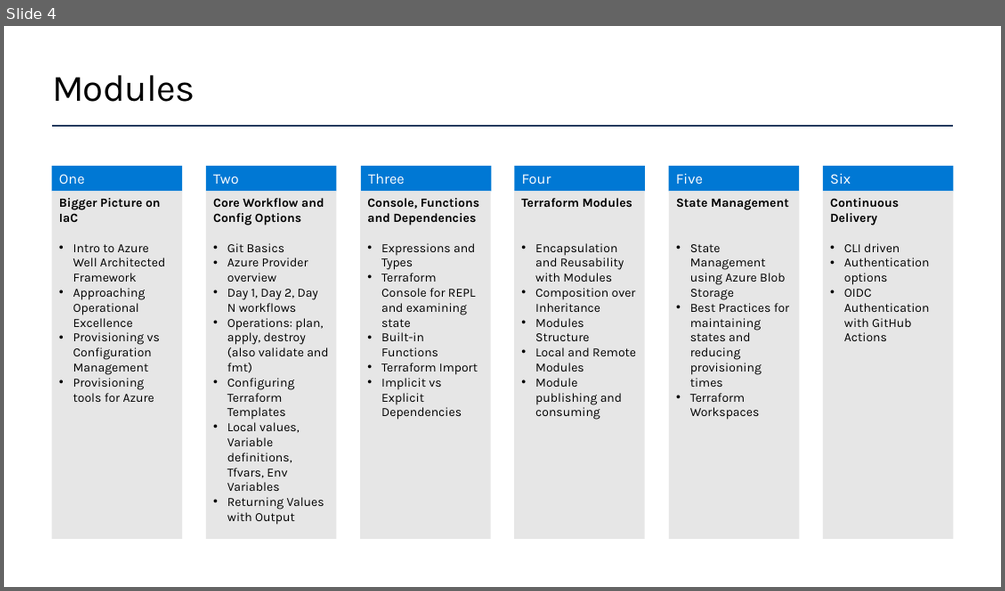
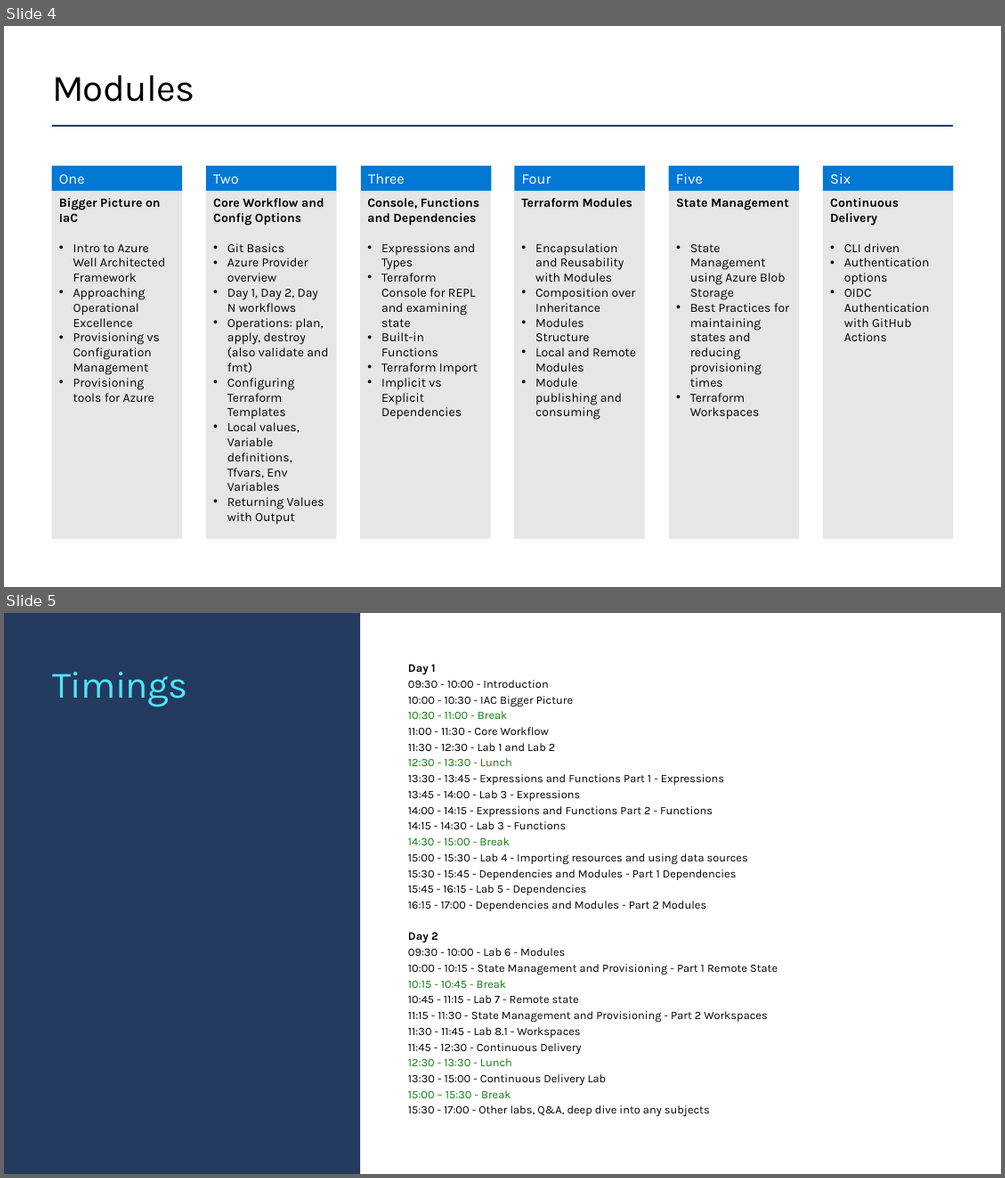
Before and after one commit to TIS-Cloud-Team/TF_Community_workshop, a slide deck: PPTs/000_Workshop_Scoping Call.pptx. Shown one above the other, each under a label of ours: slide 4 before the commit, slides 4 and 5 after it. The pictures are 1005x591 and 1005x1178 pixels, drawn with LibreOffice and Linux fonts; fonts in the diff are those of the drawing; background and template pictures are left out. Boxes give left, top, right and bottom in pixels: in the first picture for what was removed or moved away, otherwise in the second. Text is boxed around its words. In the diff, an @@ line names an element or a change of style, - is before the commit and + after.

```diff
--- a/PPTs/000_Workshop_Scoping Call.pptx
+++ b/PPTs/000_Workshop_Scoping Call.pptx
@@ slide 5 added at [4, 613, 1001, 1174], background #FFFFFF @@
@@ rectangle added at [4, 613, 360, 1174], fill #243A5E @@
@@ text added at [408, 664, 777, 1116], 11 pt, text #000000 @@
+Day 1
+09:30 - 10:00 - Introduction
+10:00 - 10:30 - IAC Bigger Picture
+10:30 - 11:00 - Break
+11:00 - 11:30 - Core Workflow
+11:30 - 12:30 - Lab 1 and Lab 2
+12:30 - 13:30 - Lunch
+13:30 - 13:45 - Expressions and Functions Part 1 - Expressions
+13:45 - 14:00 - Lab 3 - Expressions
+14:00 - 14:15 - Expressions and Functions Part 2 - Functions
+14:15 - 14:30 - Lab 3 - Functions
+14:30 - 15:00 - Break
+15:00 - 15:30 - Lab 4 - Importing resources and using data sources
+15:30 - 15:45 - Dependencies and Modules - Part 1 Dependencies
+15:45 - 16:15 - Lab 5 - Dependencies
+16:15 - 17:00 - Dependencies and Modules - Part 2 Modules
+Day 2
+09:30 - 10:00 - Lab 6 - Modules
+10:00 - 10:15 - State Management and Provisioning - Part 1 Remote State
+10:15 - 10:45 - Break
+10:45 - 11:15 - Lab 7 - Remote state
+11:15 - 11:30 - State Management and Provisioning - Part 2 Workspaces
+11:30 - 11:45 - Lab 8.1 - Workspaces
+11:45 - 12:30 - Continuous Delivery
+12:30 - 13:30 - Lunch
+13:30 - 15:00 - Continuous Delivery Lab
+15:00 – 15:30 - Break
+15:30 - 17:00 - Other labs, Q&A, deep dive into any subjects
@@ title added at [52, 672, 188, 707], 36 pt, text #50E6FF @@
+Timings
```
